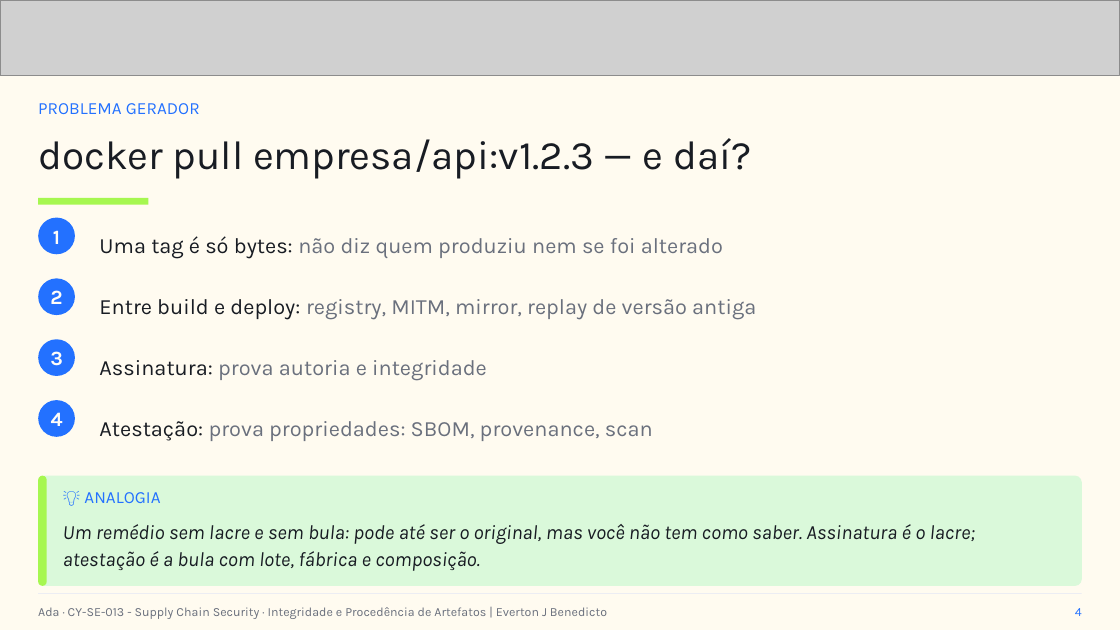
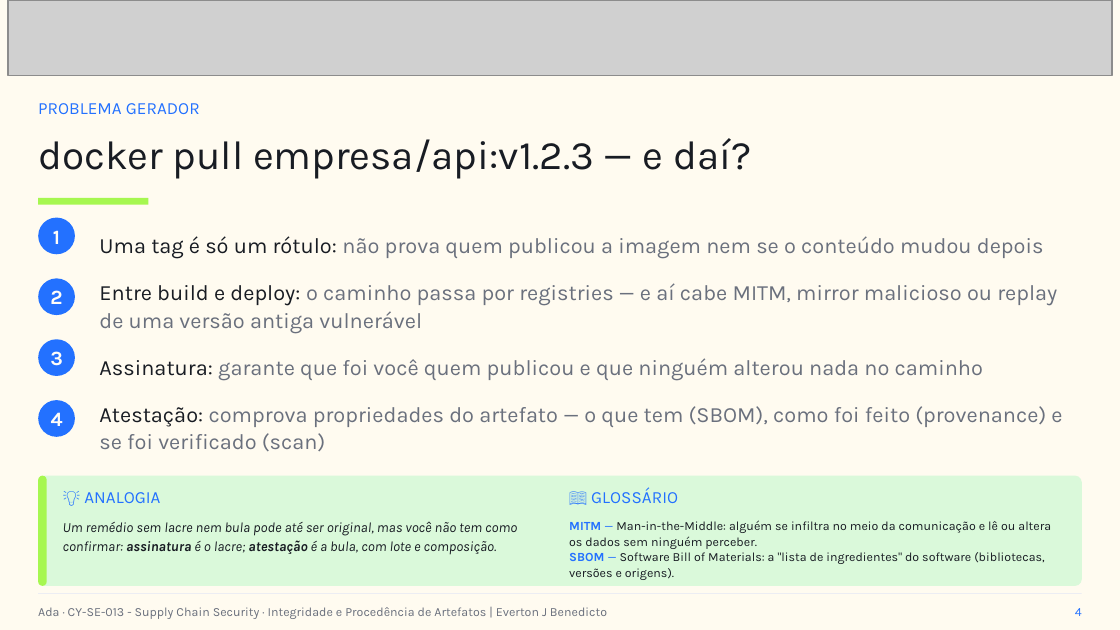
Before and after one commit to everton-dev/AdaTech.Aulas, a slide deck: slide 4 of CY-SE-013 - Supply Chain Security/slides/Aula_07_Integridade_e_Procedencia_de_Artefatos.pptx. Drawn at 1120x630 pixels with LibreOffice and Linux fonts; fonts in the diff are those of the drawing; grey boxes stand for pictures. Boxes give left, top, right and bottom in pixels: in the first picture for what was removed or moved away, otherwise in the second. Text is boxed around its words. In the diff, an @@ line names an element or a change of style, - is before the commit and + after.

```diff
--- a/CY-SE-013 - Supply Chain Security/slides/Aula_07_Integridade_e_Procedencia_de_Artefatos.pptx
+++ b/CY-SE-013 - Supply Chain Security/slides/Aula_07_Integridade_e_Procedencia_de_Artefatos.pptx
@@ picture: place and size @@
-picture at (0, 0, 1120, 75)
+picture at (8, 0, 1112, 75)
@@ text at (99, 236, 1044, 259): text changed @@
-Uma tag é só bytes: não diz quem produziu nem se foi alterado
+Uma tag é só um rótulo: não prova quem publicou a imagem nem se o conteúdo mudou depois
@@ text at (99, 283, 1057, 334): text changed @@
-Entre build e deploy: registry, MITM, mirror, replay de versão antiga
+Entre build e deploy: o caminho passa por registries — e aí cabe MITM, mirror malicioso ou replay de uma versão antiga vulnerável
@@ text at (99, 358, 983, 381): text changed @@
-Assinatura: prova autoria e integridade
+Assinatura: garante que foi você quem publicou e que ninguém alterou nada no caminho
@@ text at (99, 406, 1062, 451): text changed @@
-Atestação: prova propriedades: SBOM, provenance, scan
+Atestação: comprova propriedades do artefato — o que tem (SBOM), como foi feito (provenance) e se foi verificado (scan)
@@ text added at (591, 488, 678, 503), 11 pt, text #2371FF @@
+📖 GLOSSÁRIO
@@ text at (63, 522, 517, 555): text changed; size 13 to 9 pt @@
-Um remédio sem lacre e sem bula: pode até ser o original, mas você não tem como saber. Assinatura é o lacre; atestação é a bula com lote, fábrica e composição.
+Um remédio sem lacre nem bula pode até ser original, mas você não tem como confirmar: assinatura é o lacre; atestação é a bula, com lote e composição.
@@ text added at (569, 520, 1051, 580), 8 pt, text #181C23 @@
+MITM — Man-in-the-Middle: alguém se infiltra no meio da comunicação e lê ou altera os dados sem ninguém perceber.
+SBOM — Software Bill of Materials: a "lista de ingredientes" do software (bibliotecas, versões e origens).
```
Also in this commit, not shown: 12 other slides changed, 6 slides added, 9 other files.
